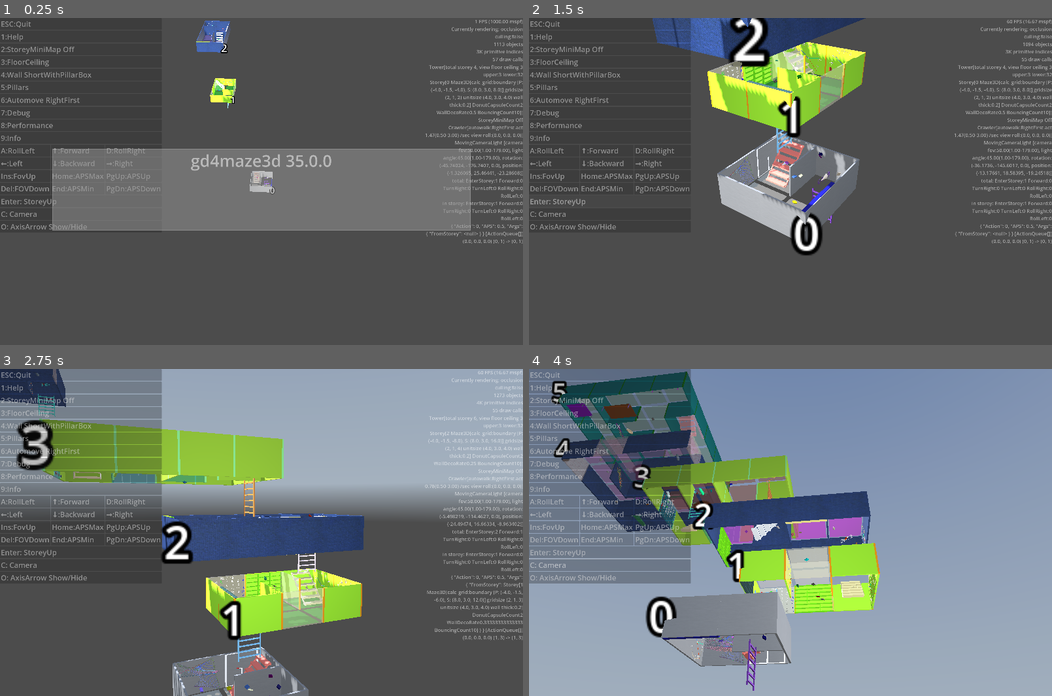
Above: before the commit, frames 1-4 (two rows, left to right).
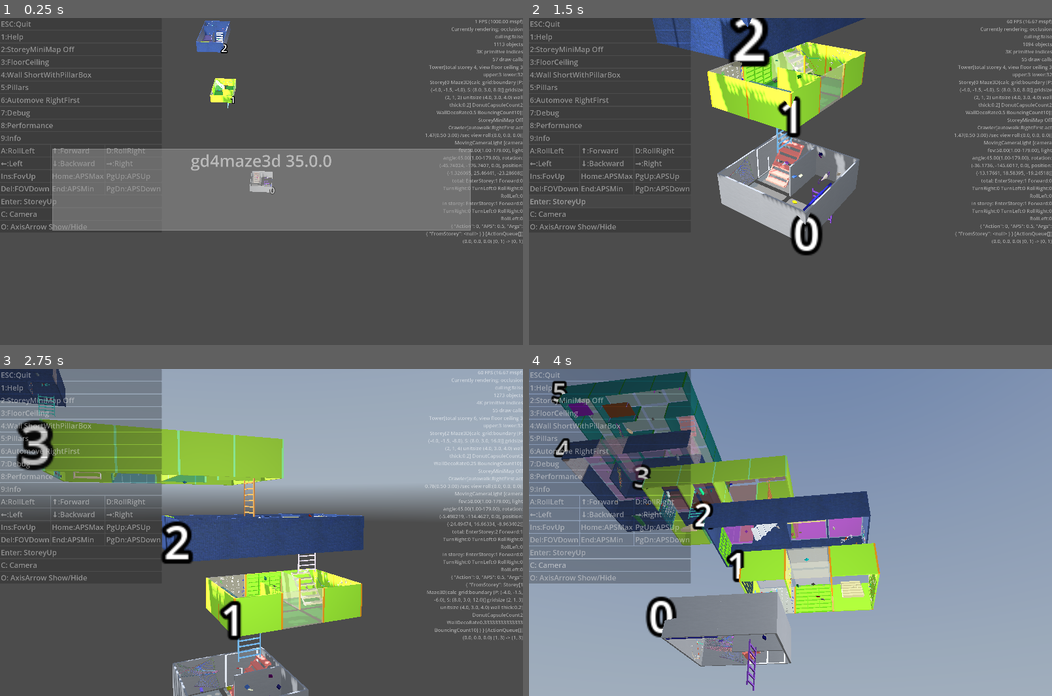
Above: after the commit, the same moments.

Repository: kasworld/gd4maze3d
Game: Godot game, scene res://main.tscn
Two runs of this game, one before a commit and one after it. Both use one fixed random seed, a clock stepped at 60 frames per second and the inputs below. A sky picture missing from this copy of the repository is replaced by a grey-blue gradient.
Inputs (mouse positions are in pixels of both pictures, inside the frame that each line leads up to):
- Up to frame 1 (0.25 s): no input
- Up to frame 2 (1.5 s): click "Enter: StoreyUp" at 0.5 s; click "Enter: StoreyUp" at 1.25 s
- Up to frame 3 (2.75 s): tap Enter at 2 s; move the mouse to (376, 516) at 2.02 s; hold Right from 2.03 s (still down); tap Q at 2.1 s; click (376, 516) at 2.17 s
- Up to frame 4 (4 s): move the mouse to (685, 548) at 2.77 s; release Right at 2.78 s; hold Down 2.78-3.53 s; tap E at 2.85 s; move the mouse to (842, 460) at 3.52 s; hold Right from 3.53 s (still down); tap 1 at 3.6 s

The runs differ from the first frame. In frame 1, less than 0.1% of the frame differs, in the area x 37-52%, y 2-52%; in frame 2, 0.3%; in frame 3, 0.1%; in frame 4, 0.4%, in the area x 6-59%, y 5-83%.

Commit message:
adjust size by wallthick

Diff:
--- a/storey/storey.gd
+++ b/storey/storey.gd
@@ -168,7 +168,7 @@
 			Vector3(thick,unit_size.y/4 * randfn(1,0.5), thick),
 			RandomColorIter.get_and_next(),RandomColorIter.get_and_next())
 		add_child(t4l)
-		var aabb := maze3d.calc_grid.cell_aabb_by_posi( Vector3i(posi.x, 0, posi.y) )
+		var aabb := maze3d.calc_grid.cell_aabb_by_posi( Vector3i(posi.x, 0, posi.y) ).grow(-maze3d.WallThick)
 		t4l.position = Vector3(
 			CalcGrid3D.CalcAxisAlignInner(aabb, t4l.boundary.size, 0, randi_range(-1,1) ),
 			CalcGrid3D.CalcAxisAlignInner(aabb, t4l.boundary.size, 1, -1 ),
@@ -235,7 +235,7 @@
 var line2d_subviewport :SubViewport
 var minimap_subviewport :SubViewport
 # add clock or calendar
-func add_wall_deco_at(x :int, y :int, dir :Maze.Flag) -> void:
+func add_wall_deco_at(x :int, y :int, dir_flag :Maze.Flag) -> void:
 	if randf() < WallDecoRate:
 		match randi_range(0,4):
 			0:
@@ -244,26 +244,26 @@
 					$WallDeco.add_child(line2d_subviewport)
 				var b := MakePlaneSubViewport(line2d_subviewport, Vector2(maze3d.calc_grid.unit_size.x, maze3d.calc_grid.unit_size.y))
 				$WallDeco.add_child(b)
-				b.position = maze3d.deco_pos_by_dir(x,y,dir)
+				b.position = maze3d.deco_pos_by_dir(x,y,dir_flag)
 				#b.rotate_x(PI/2)
-				b.rotate_y(Maze.DirToRadian(Maze.FlagToDir[dir]))
+				b.rotate_y(Maze.DirToRadian(Maze.FlagToDir[dir_flag]))
 			1:
 				if minimap_subviewport == null:
 					minimap_subviewport = make_minimap_subvuewport(Vector2i(2000,1500))
 					$WallDeco.add_child(minimap_subviewport)
 				var b := MakePlaneSubViewport(minimap_subviewport, Vector2(maze3d.calc_grid.unit_size.x, maze3d.calc_grid.unit_size.y))
 				$WallDeco.add_child(b)
-				b.position = maze3d.deco_pos_by_dir(x,y,dir)
+				b.position = maze3d.deco_pos_by_dir(x,y,dir_flag)
 				#b.rotate_x(PI/2)
-				b.rotate_y(Maze.DirToRadian(Maze.FlagToDir[dir]))
+				b.rotate_y(Maze.DirToRadian(Maze.FlagToDir[dir_flag]))
 			2:
 				var depth := 0.1
 				var 크기기준 :float = min(maze3d.calc_grid.unit_size.x, maze3d.calc_grid.unit_size.y,maze3d.calc_grid.unit_size.z)
 				var n :Node3D = preload("res://calendar_3d/calendar_3d.tscn").instantiate()
 				n.init(maze3d.calc_grid.unit_size.x, maze3d.calc_grid.unit_size.y, depth, 크기기준/12, false)
 				#n.rotate_x(PI/2)
-				n.rotate_y(Maze.DirToRadian(Maze.FlagToDir[dir]))
-				n.position = maze3d.deco_pos_by_dir(x,y,dir)
+				n.rotate_y(Maze.DirToRadian(Maze.FlagToDir[dir_flag]))
+				n.position = maze3d.deco_pos_by_dir(x,y,dir_flag)
 				$WallDeco.add_child(n)
 			3:
 				var depth := 0.1
@@ -271,20 +271,21 @@
 				var n :Node3D = preload("res://analog_clock_3d/analog_clock_3d.tscn").instantiate()
 				n.init(크기기준/2, depth, 크기기준/16, false)
 				#n.rotate_x(PI/2)
-				n.rotate_y(Maze.DirToRadian(Maze.FlagToDir[dir]))
-				n.position = maze3d.deco_pos_by_dir(x,y,dir)
+				n.rotate_y(Maze.DirToRadian(Maze.FlagToDir[dir_flag]))
+				n.position = maze3d.deco_pos_by_dir(x,y,dir_flag)
 				$WallDeco.add_child(n)
 				n.update_clock(AnalogClock3D.get_localtime_from_system())
 			4: # make bookcase
 				var n :Node3D = preload("res://wire_net/wire_net.tscn").instantiate()
 				n.init(
-					Vector2(maze3d.calc_grid.unit_size.x,maze3d.calc_grid.unit_size.y),
+					Vector2(maze3d.calc_grid.unit_size.x-maze3d.WallThick*2,maze3d.calc_grid.unit_size.y),
 					Vector2i(4,8),
-					maze3d.WallThick /4, maze3d.WallThick *2,
+					maze3d.WallThick /4, maze3d.WallThick ,
 					RandomColorIter.get_and_next(),
 					)
-				n.rotate_y(Maze.DirToRadian(Maze.FlagToDir[dir]))
-				n.position = maze3d.deco_pos_by_dir(x,y,dir)
+				n.rotate_y(Maze.DirToRadian(Maze.FlagToDir[dir_flag]))
+				var wall_shift := Maze.FlagToVt2[dir_flag]*maze3d.WallThick/2
+				n.position = maze3d.deco_pos_by_dir(x,y,dir_flag) - Vector3(wall_shift.x,0,wall_shift.y)
 				$WallDeco.add_child(n)
 
 var move_line_2d_list :Array = []
